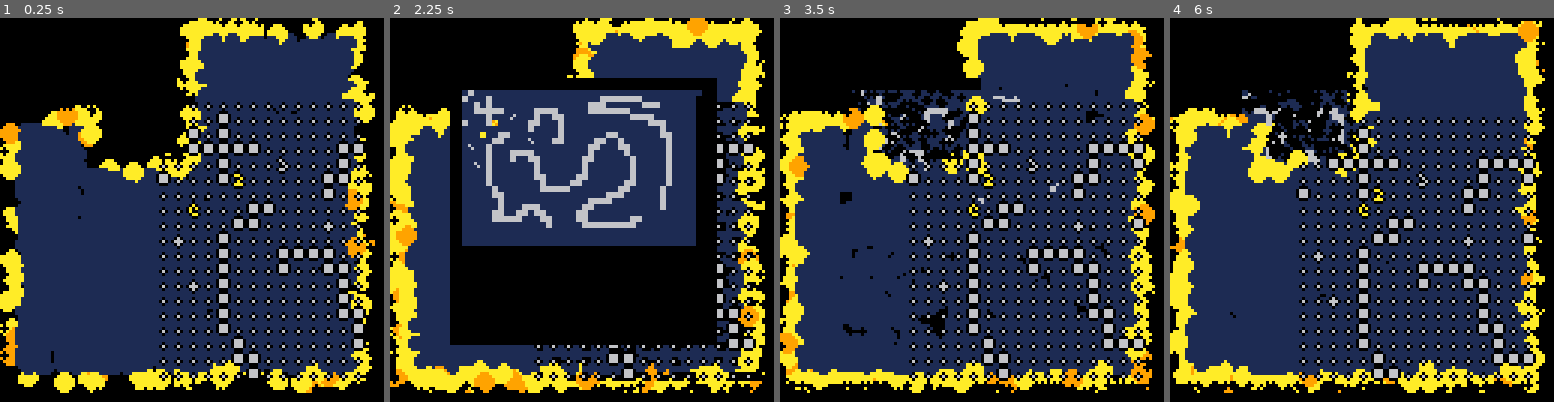
Above: before the commit, frames 1-4 (left to right).
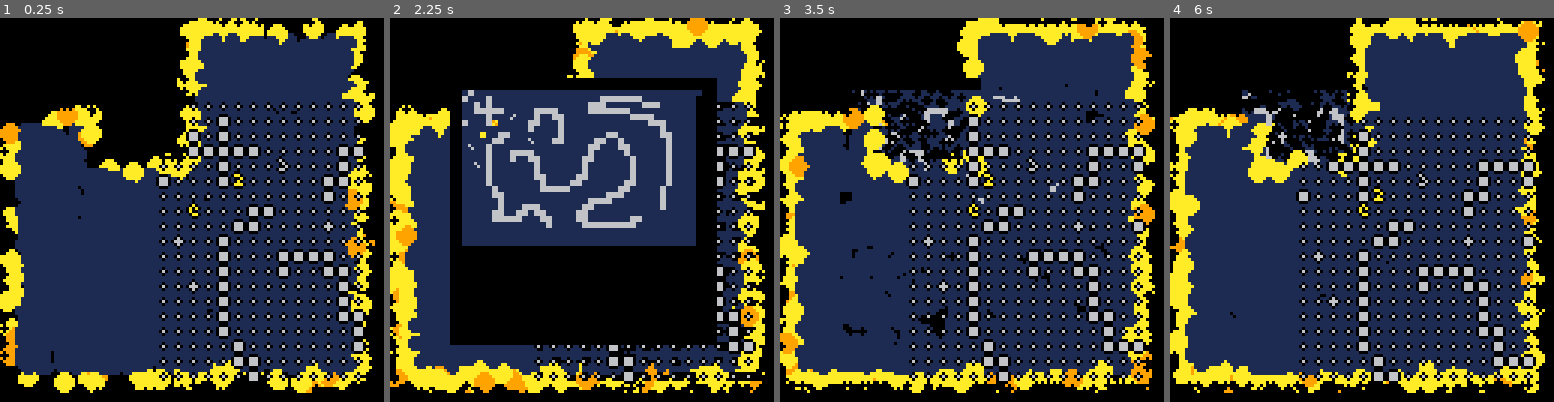
Above: after the commit, the same moments.

Repository: cpiod/blob-blob-blob
Game: PICO-8 cartridge blob.p8
The game is run twice, just before and just after one commit, with the same random seed, the same clock (stepped at 60 frames per second) and the same inputs.
Inputs:
- Up to frame 1 (0.25 s): no input
- Up to frame 2 (2.25 s): tap X (X key) at 0.33, 1.07, 1.85 s; tap O (Z key) at 0.7, 1.7, 2.1 s; hold Right 1.6-2.1 s; hold Up from 2.15 s (still down)
- Up to frame 3 (3.5 s): release Up at 2.42 s; hold Right 2.47-3.03 s; tap O (Z key) at 2.5, 2.9, 3.3 s; tap X (X key) at 2.97 s; hold Left from 3.08 s (still down)
- Up to frame 4 (6 s): release Left at 3.58 s; hold Down 3.63-3.97 s; tap O (Z key) every 0.4 s from 3.7 to 5.7 s; hold Right 4.02-4.68 s; tap X (X key) at 4.08, 5.2 s; hold Up 4.73-5.03 s; hold Left 5.08-5.68 s; hold Down from 5.73 s (still down)

The runs differ from the first frame. In frame 1, 3.5% of the frame differs, in the area x 40-96%, y 24-95%; in frame 2, 1.1%; in frame 3, 3.8%; in frame 4, 3.9%, in the area x 32-96%, y 28-96%.

Commit message:
Change class

Diff:
--- a/blob.p8
+++ b/blob.p8
@@ -187,7 +187,7 @@
  local s=(b.last+b.first)\2
  local b2=ent()
  b2+=cmp("blob",{first=s+1,last=b.last,tx=-1,ty=-1})
- b2+=cmp("class",{c=b.c+1})
+ b2+=cmp("class",{c=b.c})
  b2+=cmp("pos",{x=b.x+1,y=b.y})
  b2+=cmp("render",{char=b.char})
  add(ents,b2)
@@ -219,6 +219,25 @@
  update_tx_ty(ents)
  update_tiles()
 end
+
+function change_class()
+ current_blob.c+=1
+ current_blob.c%=5
+end
+
+function check_collision(x,y)
+ for e in all(ents) do
+  if(e.x==x and e.y==y) return e
+ end
+end
+
+-- components
+-- blob: first last tx ty
+-- monster: hp
+-- pos: x y
+-- class: c
+-- render: char
+
 -->8
 -- draw
 
@@ -361,20 +380,7 @@
 	end
 end
 -->8
--- components
--- blob: first last tx ty
--- monster: hp
--- pos: x y
--- class: c
--- render: char
-
--- systems
-
-function check_collision(x,y)
- for e in all(ents) do
-  if(e.x==x and e.y==y) return e
- end
-end
+
 -->8
 -- map generation
 
@@ -438,7 +444,7 @@
 {c1=8,c2=4},
 {c1=11,c2=3},
 {c1=14,c2=2},
-{c1=12,c2=1}}
+{c1=12,c2=13}}
 
 -- class:
 -- 0: move speed
@@ -497,13 +503,16 @@
 	  end
 	 end
 
-	 if(btnp(❎)) change_focus()
+	 if(short[5]) change_focus()
+	 if(long[5]) input[5]=-1 change_class()
 	 if(input[4]>3) shake=2 whoshake={current_blob}
 	 if(short[4]) show_map=true
 	 if long[4] then
 	  input[4]=-1
 	  if current_blob.last-current_blob.first>4 then
 	   split_blob()
+--	  else -- todo
+--	   addmsg("too small")
 	  end
 	 end
  end
@@ -526,12 +535,12 @@
 10001111100011111000111111101111100011111000111111011111100011111110111100000000000000000000000000000000000000000000000000000000
 11111111111111111111111111111111111111111111111111111111111111111111111100000000000000000000000000000000000000000000000000000000
 11111111111111111111111111111111111111111111111111111111111111111111111100000000000000000000000000000000000000000000000000000000
-11011111111111111000111110111111111111110000000000000000000000000000000000000000000000000000000000000000000000000000000000000000
-10601111111111110666011106011111110111110000000000000000000000000000000000000000000000000000000000000000000000000000000000000000
+11011111111111111111111110111111111111110000000000000000000000000000000000000000000000000000000000000000000000000000000000000000
+10601111111111111000111106011111110111110000000000000000000000000000000000000000000000000000000000000000000000000000000000000000
 06060111110111110666011110601111106011110000000000000000000000000000000000000000000000000000000000000000000000000000000000000000
 06001111106011110666011110060111066601110000000000000000000000000000000000000000000000000000000000000000000000000000000000000000
-10660111110111111000111106601111106011110000000000000000000000000000000000000000000000000000000000000000000000000000000000000000
-11001111111111111111111110011111110111110000000000000000000000000000000000000000000000000000000000000000000000000000000000000000
+10660111110111110666011106601111106011110000000000000000000000000000000000000000000000000000000000000000000000000000000000000000
+11001111111111111000111110011111110111110000000000000000000000000000000000000000000000000000000000000000000000000000000000000000
 11111111111111111111111111111111111111110000000000000000000000000000000000000000000000000000000000000000000000000000000000000000
 11111111111111111111111111111111111111110000000000000000000000000000000000000000000000000000000000000000000000000000000000000000
 
